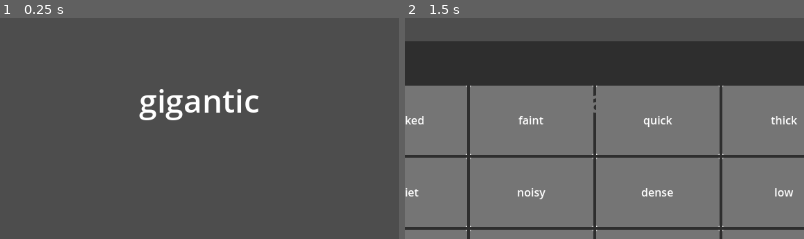
Above: before the commit, frames 1-2 (left to right).
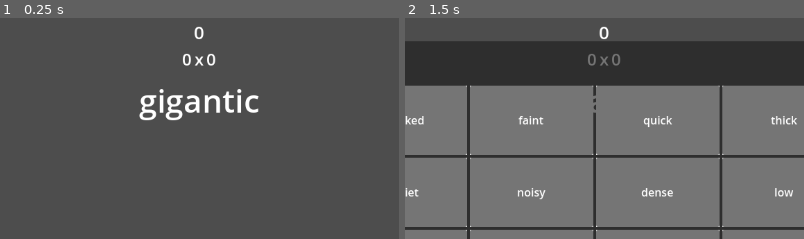
Above: after the commit, the same moments.

Repository: BMinh166/english-game-learning
Game: Godot game, scene res://scenes/Main.tscn
The game is run twice, just before and just after one commit, with the same random seed, the same clock (stepped at 60 frames per second) and the same inputs.
Inputs:
- Up to frame 1 (0.25 s): no input
- Up to frame 2 (1.5 s): click "Bag" at 0.5 s; click "Bag" at 1.25 s
The pictures show only the part of the screen within x 26-76%, y 10-60%; the shares and areas given below are measured in that part.

The runs differ from the first frame. In frame 1, 0.3% of the frame differs, in the area x 45-55%, y 3-22%; in frame 2, 0.3%.

Commit message:
update scoring animation

Diff:
--- a/scenes/Card/Card.gd
+++ b/scenes/Card/Card.gd
@@ -15,7 +15,7 @@
 	index = i
 	label.text = word.text
 
-	print("SETUP CARD: ", index," ", label.text)  # debug
+	#print("SETUP CARD: ", index," ", label.text)  # debug
 
 func _gui_input(event):
 	if event is InputEventMouseButton and event.pressed:
--- a/scenes/Score/ScoreCounting.gd
+++ b/scenes/Score/ScoreCounting.gd
@@ -5,17 +5,15 @@
 @onready var mult = $VBoxContainer/HBoxContainer/Mult
 @onready var X = $VBoxContainer/HBoxContainer/X
 
-func set_score(value):
+func set_score(value, p_value, m_value):
 	if value == 0 :
-		score.text = ""
+		score.text = "0"
 	else:
 		score.text = str(value)
-
-func set_pm_value(p_value, m_value):
 	if p_value == 0 && m_value == 0 :
-		point.text = ""
-		mult.text = ""
-		X.text = ""
+		point.text = "0"
+		mult.text = "0"
+		X.text = "x"
 	else:
 		point.text = str(p_value)
 		mult.text = str(m_value)
--- a/scripts/GameManager.gd
+++ b/scripts/GameManager.gd
@@ -22,8 +22,10 @@
 var target_score = 500
 var turn = 5
 var max_turn = 5
+var is_scoring = false
 
 signal update_state_ui(state)
+signal update_score_counting(state)
 
 func _ready():
 	word_db = WordDB
@@ -51,50 +53,89 @@
 
 #
 func play_selected(indices):
-	if indices.is_empty():
-		return
-
-	var total_score = 0
-	var total_point = 0
-	var total_mult = 0
-
-	# ===== CALCULATE =====
+	if indices.is_empty() or is_scoring:
+		return
+
+	print("INDICES START:", indices)
+	await get_tree().create_timer(0.1).timeout
+	print("INDICES AFTER WAIT:", indices)
+
+	is_scoring = true
+
+	result_score = 0
+
 	for i in indices:
 		if i < 0 or i >= hand.size():
 			continue
 
 		var word = hand[i]
-
 		var relations = relation.check_relation(current_word, word)
-		var result = score_system.calculate(relations, word.level)
-
-		total_score += result.score
-		total_point += result.point
-		total_mult += result.mult
+		var steps = score_system.build_steps(relations, word.level)
+
+		# chạy pipeline riêng cho từng word
+		var count_step = 0
+		for step in steps:
+			count_step+= 1
+			print("STEP " + str(count_step) + ": " + str(step.word))
+		var score_one = await process_single_word(steps)
+
+		result_score += score_one
+
+		mult = 0
+		point = 0
+		emit_signal("update_score_counting", get_state())
+		await get_tree().create_timer(0.3).timeout
 
 	# ===== APPLY =====
-	point = total_point
-	mult = total_mult
-	result_score = total_score
-
-	score += total_score
+	score += result_score
 	turn -= 1
 	discard_left = max_discard
 
-	# ===== ROUND / GAME OVER =====
 	if score >= target_score:
 		next_round()
 	elif turn <= 0:
 		end_game()
 		return
 
-	# ===== NEXT TURN =====
 	current_word = word_db.get_random_word_exclude(current_word)
 	draw_hand()
 
-
-	# ===== UPDATE UI =====
 	emit_signal("update_state_ui", get_state())
+	is_scoring = false
+
+func process_single_word(steps: Array) -> int:
+
+	point = 0
+	mult = 1
+
+	for step in steps:
+		apply_step(step)
+
+		emit_signal("update_score_counting", get_state())
+
+		await get_tree().create_timer(0.3).timeout
+
+	var score_one = point * mult
+
+	return score_one
+
+func apply_step(step: Dictionary):
+	match step.type:
+		"set_base":
+			point = step.point
+			mult = step.mult
+
+		"add_point":
+			point += step.value
+			print("UPDATE SCORE: Add point")
+
+		"add_mult":
+			mult += step.value
+			print("UPDATE SCORE: Add mult")
+
+		"mul_mult":
+			mult *= step.value
+			print("UPDATE SCORE: Mul mult")
 
 func next_round():
 	round += 1
--- a/scripts/Relation.gd
+++ b/scripts/Relation.gd
@@ -11,15 +11,15 @@
 	var relations = []
 
 	if has_common(word_a.groups.synonym, word_b.groups.synonym):
-		relations.append({"type": "synonym", "point": 40, "mult": 2})
+		relations.append({"type": "synonym", "point": 40, "mult": 2, "word" : word_b.text})
 
 	if has_common(word_a.groups.degree, word_b.groups.degree):
-		relations.append({"type": "degree", "point": 35, "mult": 2})
+		relations.append({"type": "degree", "point": 35, "mult": 2, "word" : word_b.text})
 
 	if has_common(word_a.groups.family, word_b.groups.family):
-		relations.append({"type": "family", "point": 30, "mult": 1})
+		relations.append({"type": "family", "point": 30, "mult": 1, "word" : word_b.text})
 
 	if has_common(word_a.groups.type, word_b.groups.type):
-		relations.append({"type": "type", "point": 25, "mult": 1})
+		relations.append({"type": "type", "point": 25, "mult": 1, "word" : word_b.text})
 
 	return relations
--- a/scripts/Score.gd
+++ b/scripts/Score.gd
@@ -1,14 +1,13 @@
 extends Node
 class_name Score
 
-func calculate(relations, level):
+func build_steps(relations, level) -> Array:
+	var steps = []
+
 	if relations.is_empty():
-		return {
-			"point": 0,
-			"mult": 0,
-			"score": 0
-		}
+		return steps
 
+	# 1. Tìm best relation
 	var best = relations[0]
 
 	for r in relations:
@@ -18,25 +17,51 @@
 		if current_score > best_score:
 			best = r
 
-	var point = best.point
-	var mult = best.mult
+	# 2. Base step (rất quan trọng)
+	steps.append({
+		"type": "set_base",
+		"point": best.point,
+		"mult": best.mult,
+		"desc": "Best hand",
+		"word": best.word
+	})
 
+	# 3. Level bonus -> convert thành step
 	match level:
 		"A1", "A2":
-			point += 10
+			steps.append({
+				"type": "add_point",
+				"value": 10,
+				"desc": "Level bonus +10",
+				"word": best.word
+			})
 		"B1":
-			point += 15
+			steps.append({
+				"type": "add_point",
+				"value": 15,
+				"desc": "Level bonus +15",
+				"word": best.word
+			})
 		"B2":
-			point += 20
+			steps.append({
+				"type": "add_point",
+				"value": 20,
+				"desc": "Level bonus +20",
+				"word": best.word
+			})
 		"C1":
-			mult += 2
+			steps.append({
+				"type": "add_mult",
+				"value": 2,
+				"desc": "Level bonus +2 mult",
+				"word": best.word
+			})
 		"C2":
-			mult += 3
+			steps.append({
+				"type": "add_mult",
+				"value": 3,
+				"desc": "Level bonus +3 mult",
+				"word": best.word
+			})
 
-	var total = point * mult
-
-	return {
-		"point": point,
-		"mult": mult,
-		"score": total
-	}
+	return steps
--- a/scripts/Ui.gd
+++ b/scripts/Ui.gd
@@ -16,9 +16,9 @@
 
 func _ready():
 	GameManager.connect("update_state_ui", update_state_ui)
+	GameManager.connect("update_score_counting", update_score_couting)
 	hand_scene.connect("card_selected", _on_card_selected)
 
-	# 🔥 THÊM DÒNG NÀY
 	update_state_ui(GameManager.get_state())
 
 func update_state_ui(state):
@@ -27,8 +27,7 @@
 	turn_label.text = "Turn: " + str(state["turn"])
 	round_label.text = "Round: " + str(state["round"])
 	discard_left.text = "Discard left: " + str(state["discard_left"])
-	score_counting.set_score(state["result_score"])
-	score_counting.set_pm_value(state["point"], state["mult"])
+	update_score_couting(state)
 	score_bar.set_progress_bar(state["score"], state["target_score"])
 	var hand = GameManager.hand
 	hand_scene.setup(hand)
@@ -37,11 +36,9 @@
 	update_buttons()
 	print("Update UI")
 
-func update_score_couting_pm(state):
-	score_counting.set_pm_value(state["point"], state["mult"])
-
 func update_score_couting(state):
-	score_counting.set_score(state["result_score"])
+	score_counting.set_score(state["result_score"], state["point"], state["mult"])
+	print("UPDATE SCORE")
 
 func update_buttons():
 	play_button.disabled = selected_indices.is_empty()
@@ -67,7 +64,7 @@
 	if selected_indices.is_empty():
 		return
 
-	GameManager.play_selected(selected_indices)
+	GameManager.play_selected(selected_indices.duplicate())
 	selected_indices.clear()
 	update_hand_selection()
 
